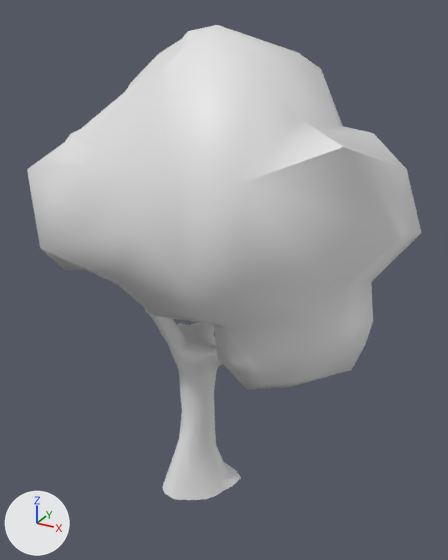
The FBX model Assets/_Assets/Models/Tree.fbx, before and after one commit.
Rendered twice from a 50 mm lens placed at (37.79, -2.32, 13.49), pointed at (29.26, 13.18, 5.74). Lighting does not change. The marker at lower left points along +X, +Y and +Z. The first picture is the older version. Where no turn or scale is listed for an object, it has been applied to the vertices.

The scene before the commit, as lines of its bpy script (objects in view):
```python
me_cylinder_020 = bpy.data.meshes.new('Cylinder.020')
me_cylinder_020.from_pydata(...)  # 340 vertices, 337 faces; spans x -2.81..2.81, y -4.29..4.29, z -2.52..2.52
me_icosphere_004 = bpy.data.meshes.new('Icosphere.004')
me_icosphere_004.from_pydata(...)  # 162 vertices, 208 faces; spans x -5.53..5.53, y -5.09..5.09, z -4.52..4.52
ob_treebase = bpy.data.objects.new('TreeBase', me_cylinder_020)
ob_treebase.location = (29.08, 12.72, 2.29)
ob_treebase.rotation_euler = (1.571, 0.0, -3.142)  # degrees (90, 0, -180)
ob_treetop = bpy.data.objects.new('TreeTop', me_icosphere_004)
ob_treetop.location = (29.57, 13.25, 8.58)
```
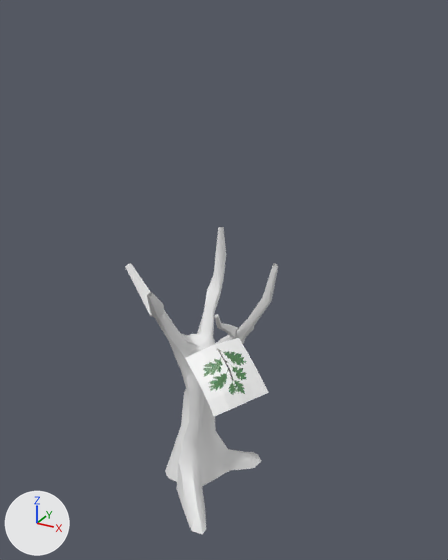
Where the change shows, as pixel boxes (x1, y1, x2, y2) in the pictures (448 x 560 px; the box of a moved part takes in the faces that stretch with it):
'TreeTop', deleted
    before: (27, 25, 421, 390)
'TreeBase', reshaped, rescaled
    before: (144, 308, 241, 500)
    after: (125, 227, 278, 534)
'leafPlane', added
    after: (185, 338, 269, 417)
part 1 of me_cylinder_020, moved or reshaped
    before: (145, 310, 241, 500)
    after: (125, 227, 278, 534)

What the commit changed:
Picture 'TreeBranch_01.png' (img_treebranch_01_png) is new.
Material 'leafves' (mat_leafves) is new.
Uses the picture img_treebranch_01_png.
me_cylinder_020 is used by ob_treebase; location (29.08, 12.72, 2.29); rotation (1.571, 0.0, -3.142), in degrees (90, 0, -180).
me_cylinder_020 had 340 vertices, 337 faces and spanned x -2.81..2.81, y -4.29..4.29, z -2.52..2.52.
me_cylinder_020 now has 466 vertices, 464 faces and spans x -2.49..2.73, y -3.89..5.02, z -3.09..2.4.
me_cylinder_020 part 1: 319 vertices removed from x -2.81..2.81, y -4.29..4.29, z -2.52..2.52; 445 vertices added at x -2.49..2.73, y -3.89..5.02, z -3.09..2.4.
Mesh me_plane_013 is new.
It has 50 vertices, 48 faces and spans x -0.95..1.04, y -1.06..1.02, z -0.5..0.78.
It uses material mat_leafves.
Object 'TreeBase' (ob_treebase) is rescaled from (1.0, 1.0, 1.0) to (0.929, 0.929, 0.929).
Object 'TreeTop' (ob_treetop) is deleted.
Object 'leafPlane' (ob_leafplane) is new; it shows me_plane_013.
Its location is (31.06, 10.03, 4.51).
